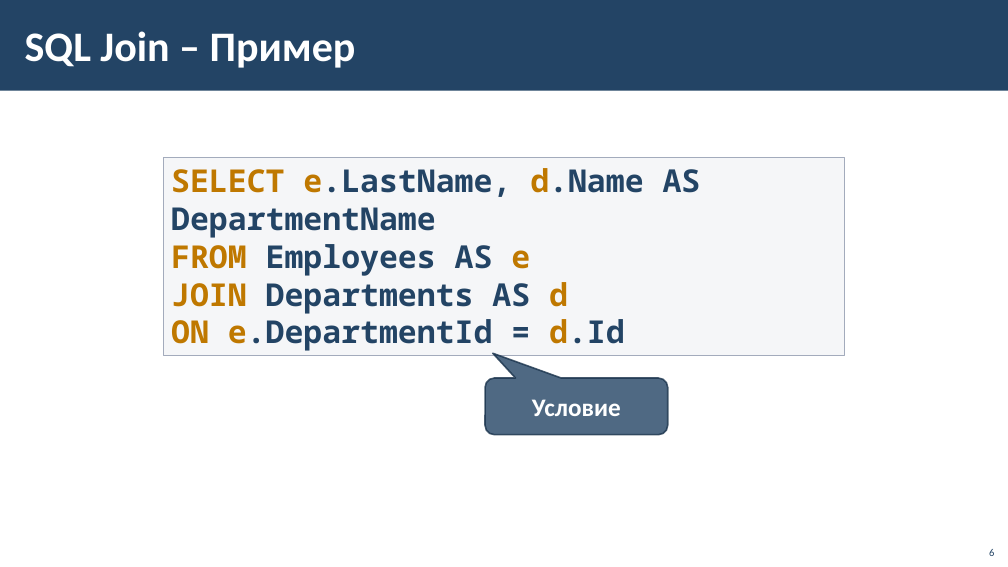
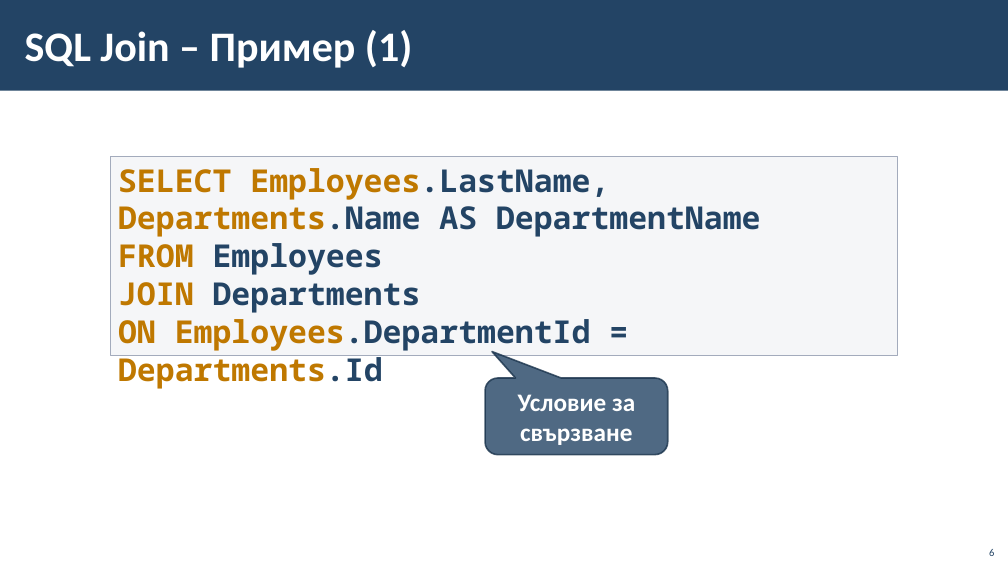
Before and after one commit to BG-IT-Edu/School-Programming, a slide deck: slide 6 of Courses/Software-Sciences/Module-3-Databases-New/09-Joining-Tables/09-Joining-Tables.pptx. Drawn at 1008x567 pixels with LibreOffice and Linux fonts; fonts in the diff are those of the drawing; background and template pictures are left out. Boxes give left, top, right and bottom in pixels: in the first picture for what was removed or moved away, otherwise in the second. Text is boxed around its words. In the diff, an @@ line names an element or a change of style, - is before the commit and + after.

```diff
--- a/Courses/Software-Sciences/Module-3-Databases-New/09-Joining-Tables/09-Joining-Tables.pptx
+++ b/Courses/Software-Sciences/Module-3-Databases-New/09-Joining-Tables/09-Joining-Tables.pptx
@@ title at [25, 30, 412, 68]: text changed @@
-SQL Join – Пример
+SQL Join – Пример (1)
@@ rectangle "SELECT Employees.LastName, Departments.Name AS DepartmentNam ...": place and size @@
-rectangle "SELECT Employees.LastName, Departments.Name AS DepartmentNam ..." at [164, 157, 845, 356]
+rectangle "SELECT Employees.LastName, Departments.Name AS DepartmentNam ..." at [110, 157, 898, 356]
@@ text in rectangle at [118, 168, 761, 389]: text changed @@
-SELECT e.LastName, d.Name AS DepartmentName
-FROM Employees AS e
-JOIN Departments AS d
-ON e.DepartmentId = d.Id
+SELECT Employees.LastName, Departments.Name AS DepartmentName
+FROM Employees
+JOIN Departments
+ON Employees.DepartmentId = Departments.Id
@@ rounded speech box "Условие за свързване": place and size @@
-rounded speech box "Условие за свързване" at [485, 378, 668, 435]
+rounded speech box "Условие за свързване" at [485, 378, 668, 454]
@@ rounded speech box "Условие за свързване" at [485, 378, 668, 454]: proportions changed @@
@@ text in rounded speech box at [518, 394, 635, 445]: text changed @@
-Условие
+Условие за свързване
```
Also in this commit, not shown: 1 slide added, 2 other files.
